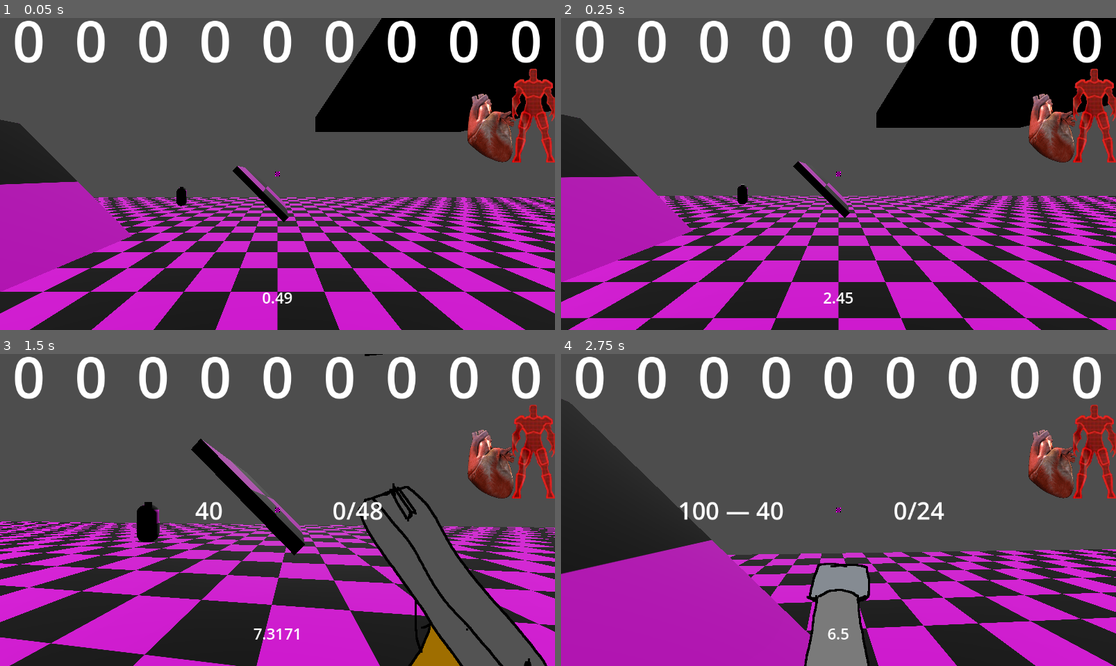
Above: before the commit, frames 1-4 (two rows, left to right).
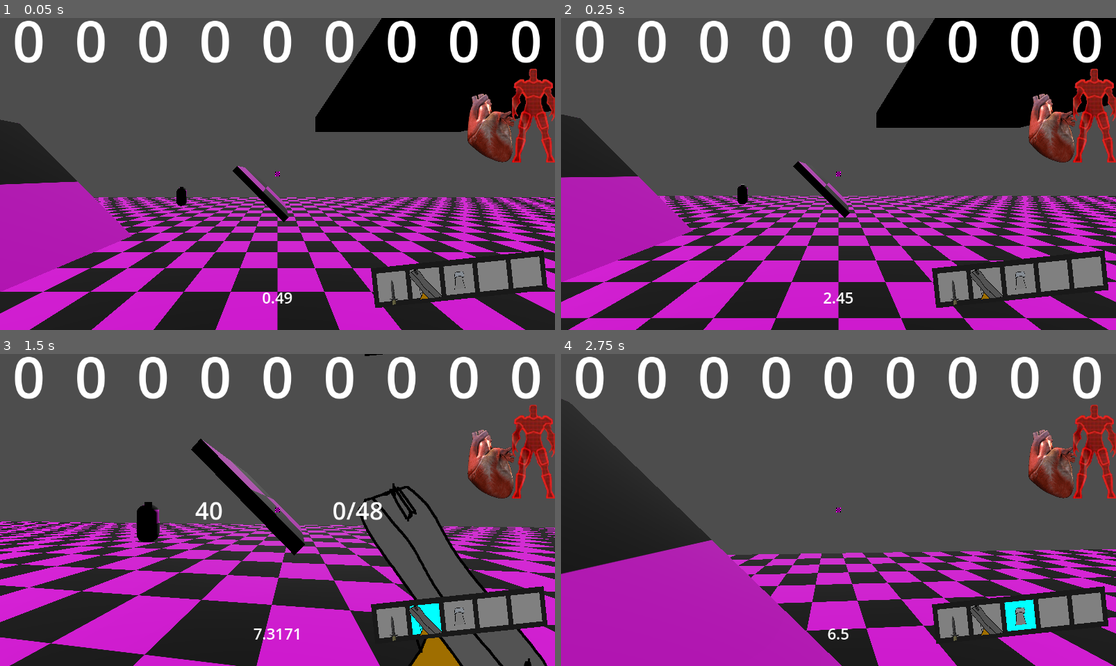
Above: after the commit, the same moments.

Repository: SPSE-Zochova-2627-4c/Henyig_Bilions
Game: Godot game, scene res://scenes/map_1.tscn
Two runs of this game, one before a commit and one after it. Both use one fixed random seed, a clock stepped at 60 frames per second and the inputs below.
Inputs (mouse positions are in pixels of both pictures, inside the frame that each line leads up to):
- Up to frame 1 (0.05 s): no input
- Up to frame 2 (0.25 s): no input
- Up to frame 3 (1.5 s): move the mouse to (305, 510) at 0.52 s; hold 1 (1) 0.53-1.28 s; hold W (forward) from 0.53 s (still down); tap Space (jump) at 0.77 s; tap 2 (2) at 0.8, 1.35 s; move the mouse to (249, 510) at 1.27 s
- Up to frame 4 (2.75 s): keep holding W (forward); tap Space (jump) at 1.52 s; tap 3 (3) at 1.55 s; move the mouse to (849, 503) at 2.02 s; hold 3 (3) from 2.03 s (still down); tap Q (quick_switch) at 2.3 s

The runs differ from the first frame. In frame 1, 3.2% of the frame differs, in the area x 66-99%, y 74-93%; in frame 2, 3.2%; in frame 3, 3.6%; in frame 4, 6.9%, in the area x 21-99%, y 47-100%.
Error after the commit: Invalid call. Nonexistent function 'instantiate' in base 'int'. (res://scripts/inventory/inv_gun.gd:35)

Commit message:
gun inventory

Diff:
--- /dev/null
+++ b/scenes/inventory/inv_gun.tscn
@@ -0,0 +1,53 @@
+[gd_scene format=3 uid="uid://dw1f13o6okpsq"]
+
+[ext_resource type="Texture2D" uid="uid://dkvb0e4ps6x6f" path="res://art/inventory/inv_bg.png" id="1_hpcy8"]
+[ext_resource type="Script" uid="uid://c1nmm712gg2ud" path="res://scripts/inventory/inv_gun.gd" id="1_jn6dc"]
+[ext_resource type="PackedScene" uid="uid://dlejosg7wi5rg" path="res://scenes/inventory/inv_slot.tscn" id="2_jn6dc"]
+
+[node name="InvGun" type="Control" unique_id=1146695420]
+layout_mode = 3
+anchors_preset = 15
+anchor_right = 1.0
+anchor_bottom = 1.0
+offset_right = -792.0
+offset_bottom = -565.0
+grow_horizontal = 2
+grow_vertical = 2
+script = ExtResource("1_jn6dc")
+
+[node name="bg" type="Sprite2D" parent="." unique_id=558276001]
+scale = Vector2(1.1999999, 0.27666667)
+texture = ExtResource("1_hpcy8")
+centered = false
+
+[node name="GridContainer" type="GridContainer" parent="." unique_id=1988341751]
+layout_mode = 1
+anchors_preset = 8
+anchor_left = 0.5
+anchor_top = 0.5
+anchor_right = 0.5
+anchor_bottom = 0.5
+offset_left = -170.0
+offset_top = -30.0
+offset_right = 170.0
+offset_bottom = 30.0
+grow_horizontal = 2
+grow_vertical = 2
+theme_override_constants/h_separation = 10
+theme_override_constants/v_separation = 10
+columns = 5
+
+[node name="InvSlot" parent="GridContainer" unique_id=81578617 instance=ExtResource("2_jn6dc")]
+layout_mode = 2
+
+[node name="InvSlot2" parent="GridContainer" unique_id=1247484173 instance=ExtResource("2_jn6dc")]
+layout_mode = 2
+
+[node name="InvSlot3" parent="GridContainer" unique_id=57088220 instance=ExtResource("2_jn6dc")]
+layout_mode = 2
+
+[node name="InvSlot4" parent="GridContainer" unique_id=320467181 instance=ExtResource("2_jn6dc")]
+layout_mode = 2
+
+[node name="InvSlot5" parent="GridContainer" unique_id=660802118 instance=ExtResource("2_jn6dc")]
+layout_mode = 2
--- /dev/null
+++ b/scenes/inventory/inv_slot.tscn
@@ -0,0 +1,27 @@
+[gd_scene format=3 uid="uid://dlejosg7wi5rg"]
+
+[ext_resource type="Texture2D" uid="uid://c5n0kvvrthjpo" path="res://art/inventory/slot_bg.png" id="1_je04x"]
+[ext_resource type="Script" uid="uid://by2qbkgbsnh2a" path="res://scripts/inventory/inv_slot.gd" id="1_raikb"]
+
+[node name="InvSlot" type="Panel" unique_id=81578617]
+self_modulate = Color(1, 1, 1, 0)
+custom_minimum_size = Vector2(60, 60)
+offset_right = 60.0
+offset_bottom = 60.0
+script = ExtResource("1_raikb")
+
+[node name="bg" type="Sprite2D" parent="." unique_id=1122284877]
+scale = Vector2(0.2, 0.2)
+texture = ExtResource("1_je04x")
+centered = false
+
+[node name="CenterContainer" type="CenterContainer" parent="." unique_id=982430985]
+custom_minimum_size = Vector2(60, 60)
+layout_mode = 0
+offset_right = 60.0
+offset_bottom = 60.0
+
+[node name="Panel" type="Panel" parent="CenterContainer" unique_id=360503490]
+layout_mode = 2
+
+[node name="item" type="Sprite2D" parent="CenterContainer/Panel" unique_id=365492328]
--- a/scenes/player/player.tscn
+++ b/scenes/player/player.tscn
@@ -2,6 +2,7 @@
 
 [ext_resource type="Script" uid="uid://c5x8sm0ntjriv" path="res://scripts/player/player.gd" id="1_lvxji"]
 [ext_resource type="Script" uid="uid://di0aljms2mu7i" path="res://scripts/player/canvas_layer.gd" id="2_lvxji"]
+[ext_resource type="Resource" uid="uid://cbxxfhkuhs0kl" path="res://scripts/inventory/gun_inventory.tres" id="2_myrg7"]
 [ext_resource type="Texture2D" uid="uid://cwld5lao4a1ym" path="res://art/texture1.png" id="3_75vfm"]
 [ext_resource type="AudioStream" uid="uid://corjltxxtv4ge" path="res://sound/ding.mp3" id="4_0owmy"]
 [ext_resource type="Texture2D" uid="uid://dilbgea7q1c6h" path="res://art/heart_frames/heart_0000.png" id="4_fm80t"]
@@ -14,6 +15,7 @@
 [ext_resource type="Texture2D" uid="uid://mtxi7mjn5k8h" path="res://art/heart_frames/heart_0007.png" id="11_lgqa7"]
 [ext_resource type="Texture2D" uid="uid://cvssfhxshcqo8" path="res://art/man_bar/grey_man.png" id="12_ugbui"]
 [ext_resource type="Texture2D" uid="uid://be0yxg55qkmby" path="res://art/man_bar/red_man.png" id="13_fcs02"]
+[ext_resource type="PackedScene" uid="uid://dw1f13o6okpsq" path="res://scenes/inventory/inv_gun.tscn" id="14_fcs02"]
 
 [sub_resource type="CapsuleShape3D" id="CapsuleShape3D_65nyi"]
 height = 2.2
@@ -65,6 +67,7 @@
 [node name="Player" type="CharacterBody3D" unique_id=1642852796]
 collision_layer = 9
 script = ExtResource("1_lvxji")
+gun_inventory = ExtResource("2_myrg7")
 
 [node name="CollisionShape3D" type="CollisionShape3D" parent="." unique_id=417179454]
 shape = SubResource("CapsuleShape3D_65nyi")
@@ -143,6 +146,15 @@
 texture_under = ExtResource("12_ugbui")
 texture_progress = ExtResource("13_fcs02")
 
+[node name="InvGun" parent="Camera3D/CanvasLayer" unique_id=1146695420 instance=ExtResource("14_fcs02")]
+top_level = true
+z_index = 1
+offset_left = 770.0
+offset_top = 520.0
+offset_right = -22.0
+offset_bottom = -45.0
+rotation = -0.10471976
+
 [node name="Marker3D" type="Marker3D" parent="Camera3D" unique_id=1591165490]
 transform = Transform3D(1, 0, 0, 0, 1, 0, 0, 0, 1, 0, 0, -0.53362817)
 
--- a/scripts/enemies/rocketeer.gd
+++ b/scripts/enemies/rocketeer.gd
@@ -43,6 +43,7 @@
 	look_at(Vector3(target.global_position.x,self.global_position.y,target.global_position.z))
 
 	if hp <= 0:
+		target.SCORE += 15
 		queue_free()
 
 	if external_force:
--- /dev/null
+++ b/scripts/inventory/gun_inventory.tres
@@ -0,0 +1,12 @@
+[gd_resource type="Resource" script_class="Inventory" format=3 uid="uid://cbxxfhkuhs0kl"]
+
+[ext_resource type="Script" uid="uid://7gtfro0ga3ow" path="res://scripts/inventory/inventory_item.gd" id="1_qogtm"]
+[ext_resource type="Resource" uid="uid://bmbbcioio318c" path="res://scripts/inventory/items/knife_item.tres" id="2_f3fll"]
+[ext_resource type="Resource" uid="uid://bwoimycs8dmsm" path="res://scripts/inventory/items/pistol_item.tres" id="2_kqmg5"]
+[ext_resource type="Script" uid="uid://cflgt14ae1ifi" path="res://scripts/inventory/inventory.gd" id="3_f3fll"]
+[ext_resource type="Resource" uid="uid://c1oy0j0txktuw" path="res://scripts/inventory/items/rpg_item.tres" id="4_wvn0w"]
+
+[resource]
+script = ExtResource("3_f3fll")
+items = Array[ExtResource("1_qogtm")]([ExtResource("2_f3fll"), ExtResource("2_kqmg5"), ExtResource("4_wvn0w"), null, null])
+metadata/_custom_type_script = "uid://cflgt14ae1ifi"
--- /dev/null
+++ b/scripts/inventory/inv_gun.gd
@@ -0,0 +1,65 @@
+extends Control
+
+@onready var inventory: Inventory = preload("uid://cbxxfhkuhs0kl")
+@onready var inv_slots: Array = $GridContainer.get_children()
+@onready var canvas_layer: CanvasLayer = $".."
+@onready var weapon_list = [null,null,null,null,null]
+
+var pistol = preload("uid://dureo6lwixg0")
+var hand = preload("uid://c31fi4iayokx6")
+var RPG = preload("uid://jcobrh6oadkh")
+var KNIFE = preload("uid://dfvk5kghbnrnb")
+
+var in_hand = hand.instantiate()
+var in_hand_scene = 1
+var prev_hand_scene = 1
+
+
+
+func _ready() -> void:
+	update_slots()
+	add_child(in_hand)
+
+func update_slots():
+	for slot in range(min(inventory.items.size(),inv_slots.size())):
+		inv_slots[slot].update(inventory.items[slot])
+		if inventory.items[slot]:
+			weapon_list[slot] = load(inventory.items[slot].uid)
+
+
+
+
+func _input(event: InputEvent) -> void:
+	if event.is_action_pressed("quick_switch"):
+		in_hand.queue_free()
+		in_hand = prev_hand_scene.instantiate()
+		var values = [prev_hand_scene, in_hand_scene]
+		swap(values)
+		prev_hand_scene = values[0]
+		in_hand_scene = values[1]
+		canvas_layer.add_child(in_hand)
+
+	if event.is_action_pressed("1"):
+		swap_to(1)
+
+
+	if event.is_action_pressed("2"):
+		swap_to(2)
+
+	if event.is_action_pressed("3"):
+		swap_to(3)
+
+func swap_to(n):
+	if weapon_list[n-1]:
+		inv_slots[in_hand_scene-1].deselect()
+		prev_hand_scene = in_hand_scene
+		in_hand_scene = n
+		in_hand.queue_free()
+		in_hand = weapon_list[n-1].instantiate()
+		canvas_layer.add_child(in_hand)
+		inv_slots[n-1].select()
+
+func swap(arr):
+	var j = arr[0]
+	arr[0] = arr[1]
+	arr[1] = j
--- /dev/null
+++ b/scripts/inventory/inv_slot.gd
@@ -0,0 +1,23 @@
+extends Panel
+
+@onready var item_sprite: Sprite2D = $CenterContainer/Panel/item
+@onready var bg: Sprite2D = $bg
+
+var bg_color = preload("uid://c5n0kvvrthjpo")
+var bg_color_select = preload("uid://bh4o4y11kthhy")
+
+
+
+func update(item: GunInventoryItem):
+	if !item:
+		item_sprite.visible = false
+	else:
+		item_sprite.texture = item.texture
+		item_sprite.apply_scale(Vector2(0.1,0.1))
+		item_sprite.visible = true
+
+func select():
+	bg.texture = bg_color_select
+
+func deselect():
+	bg.texture = bg_color
--- /dev/null
+++ b/scripts/inventory/inventory.gd
@@ -0,0 +1,5 @@
+extends Resource
+
+class_name Inventory
+
+@export var items: Array[GunInventoryItem]
--- /dev/null
+++ b/scripts/inventory/inventory_item.gd
@@ -0,0 +1,7 @@
+extends Resource
+
+class_name GunInventoryItem
+
+@export var name: String = ""
+@export var texture: Texture2D
+@export var uid: String = ""
--- /dev/null
+++ b/scripts/inventory/items/knife_item.tres
@@ -0,0 +1,11 @@
+[gd_resource type="Resource" script_class="GunInventoryItem" format=3 uid="uid://bmbbcioio318c"]
+
+[ext_resource type="Script" uid="uid://7gtfro0ga3ow" path="res://scripts/inventory/inventory_item.gd" id="1_0t15k"]
+[ext_resource type="Texture2D" uid="uid://b2byw5tk55bsm" path="res://art/knife/idle.png" id="2_73wee"]
+
+[resource]
+script = ExtResource("1_0t15k")
+name = "knife"
+texture = ExtResource("2_73wee")
+uid = "uid://dfvk5kghbnrnb"
+metadata/_custom_type_script = "uid://7gtfro0ga3ow"
--- /dev/null
+++ b/scripts/inventory/items/pistol_item.tres
@@ -0,0 +1,11 @@
+[gd_resource type="Resource" script_class="InventoryItem" format=3 uid="uid://bwoimycs8dmsm"]
+
+[ext_resource type="Script" uid="uid://7gtfro0ga3ow" path="res://scripts/inventory/inventory_item.gd" id="1_0xn1l"]
+[ext_resource type="Texture2D" uid="uid://cflwjyogr08aw" path="res://art/pistol/pistol.png" id="2_8u72a"]
+
+[resource]
+script = ExtResource("1_0xn1l")
+name = "pistol"
+texture = ExtResource("2_8u72a")
+uid = "uid://dureo6lwixg0"
+metadata/_custom_type_script = "uid://7gtfro0ga3ow"
--- /dev/null
+++ b/scripts/inventory/items/rpg_item.tres
@@ -0,0 +1,11 @@
+[gd_resource type="Resource" script_class="GunInventoryItem" format=3 uid="uid://c1oy0j0txktuw"]
+
+[ext_resource type="Script" uid="uid://7gtfro0ga3ow" path="res://scripts/inventory/inventory_item.gd" id="1_31k05"]
+[ext_resource type="Texture2D" uid="uid://eu0dn4wgp16h" path="res://art/rpg/rpg.png" id="2_austs"]
+
+[resource]
+script = ExtResource("1_31k05")
+name = "rpg"
+texture = ExtResource("2_austs")
+uid = "uid://jcobrh6oadkh"
+metadata/_custom_type_script = "uid://7gtfro0ga3ow"
--- a/scripts/player/player.gd
+++ b/scripts/player/player.gd
@@ -1,13 +1,14 @@
 extends CharacterBody3D
 
-const pistol = preload("uid://dureo6lwixg0")
-const hand = preload("uid://c31fi4iayokx6")
-const RPG = preload("uid://jcobrh6oadkh")
-const KNIFE = preload("uid://dfvk5kghbnrnb")
+
+
+@export var gun_inventory: Inventory
 
 @onready var canvas_layer: CanvasLayer = $Camera3D/CanvasLayer
 @export var hitscn_dmg: int = 40
 @onready var SCORE: int = 0
+
+
 
 @onready var audio_stream_player: AudioStreamPlayer = $AudioStreamPlayer
 @onready var camera_3d: Camera3D = $Camera3D
@@ -26,9 +27,7 @@
 
 
 
-var in_hand = hand.instantiate()
-var in_hand_scene = hand
-var prev_hand_scene = hand
+
 @export var pistol_ammo = 48
 @export var rpg_ammo = 24
 var pistol_clip: int = 0
@@ -37,7 +36,6 @@
 @export var bhop_time = 0.2
 
 func _ready():
-	add_child(in_hand)
 	Input.mouse_mode = Input.MOUSE_MODE_CAPTURED
 
 
@@ -92,37 +90,6 @@
 		$Camera3D.rotation.x = clampf($Camera3D.rotation.x, -deg_to_rad(90), deg_to_rad(90))
 
 
-	if event.is_action_pressed("quick_switch"):
-		in_hand.queue_free()
-		in_hand = prev_hand_scene.instantiate()
-		var values = [prev_hand_scene, in_hand_scene]
-		swap(values)
-		prev_hand_scene = values[0]
-		in_hand_scene = values[1]
-		self.canvas_layer.add_child(in_hand)
-
-	if event.is_action_pressed("1"):
-		prev_hand_scene = in_hand_scene
-		in_hand_scene = KNIFE
-		in_hand.queue_free()
-		in_hand = KNIFE.instantiate()
-		self.canvas_layer.add_child(in_hand)
-
-	if event.is_action_pressed("2"):
-		prev_hand_scene = in_hand_scene
-		in_hand_scene = pistol
-		in_hand.queue_free()
-		in_hand = pistol.instantiate()
-		self.canvas_layer.add_child(in_hand)
-
-	if event.is_action_pressed("3"):
-		prev_hand_scene = in_hand_scene
-		in_hand_scene = RPG
-		in_hand.queue_free()
-		in_hand = RPG.instantiate()
-		self.canvas_layer.add_child(in_hand)
-
-
 
 
 
@@ -133,8 +100,3 @@
 	direction *= -speed
 
 	velocity += direction
-
-func swap(arr):
-	var j = arr[0]
-	arr[0] = arr[1]
-	arr[1] = j
Binary file added: art/inventory/inv_bg.png
Not shown, added: art/inventory/inv_bg.png.import
Binary file added: art/inventory/slot_bg.png
Not shown, added: art/inventory/slot_bg.png.import
Binary file added: art/inventory/slot_selected_bg.png
Not shown, added: art/inventory/slot_selected_bg.png.import
Not shown, added: scripts/inventory/inv_gun.gd.uid
Not shown, added: scripts/inventory/inv_slot.gd.uid
Not shown, added: scripts/inventory/inventory.gd.uid
Not shown, added: scripts/inventory/inventory_item.gd.uid
